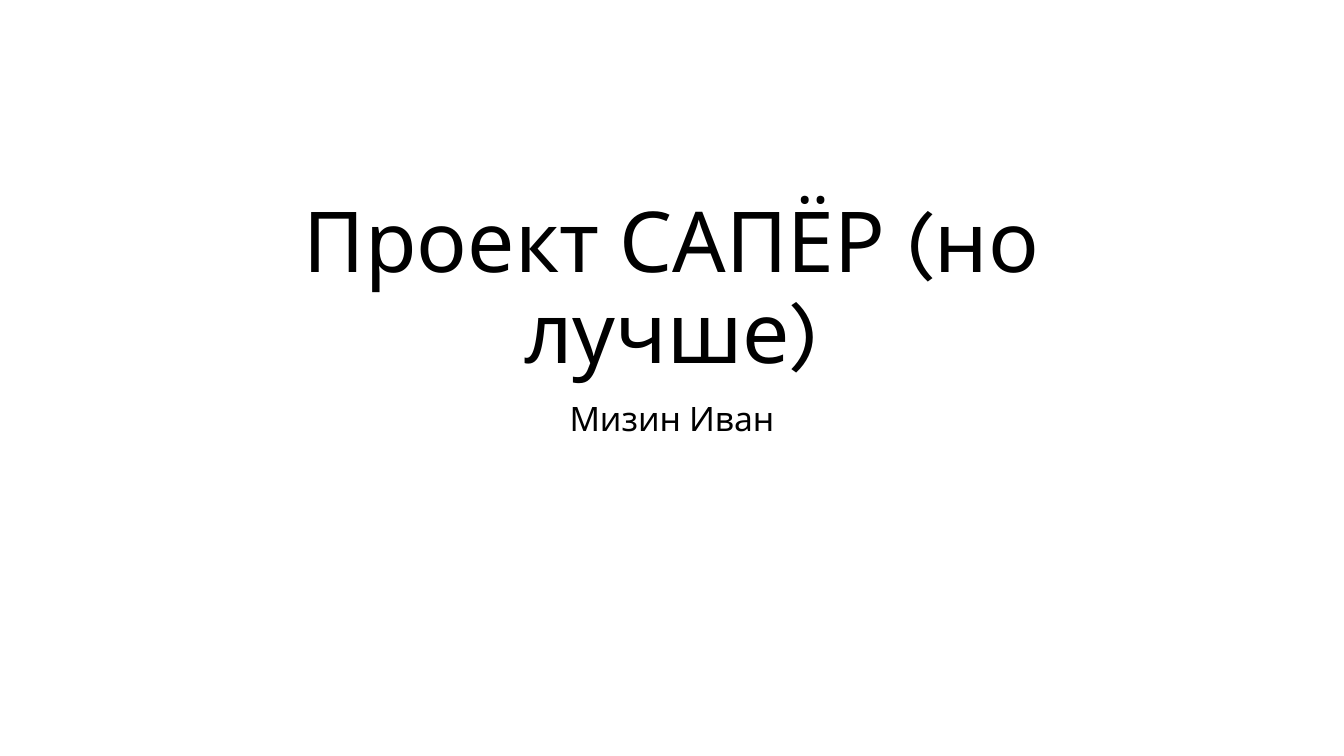
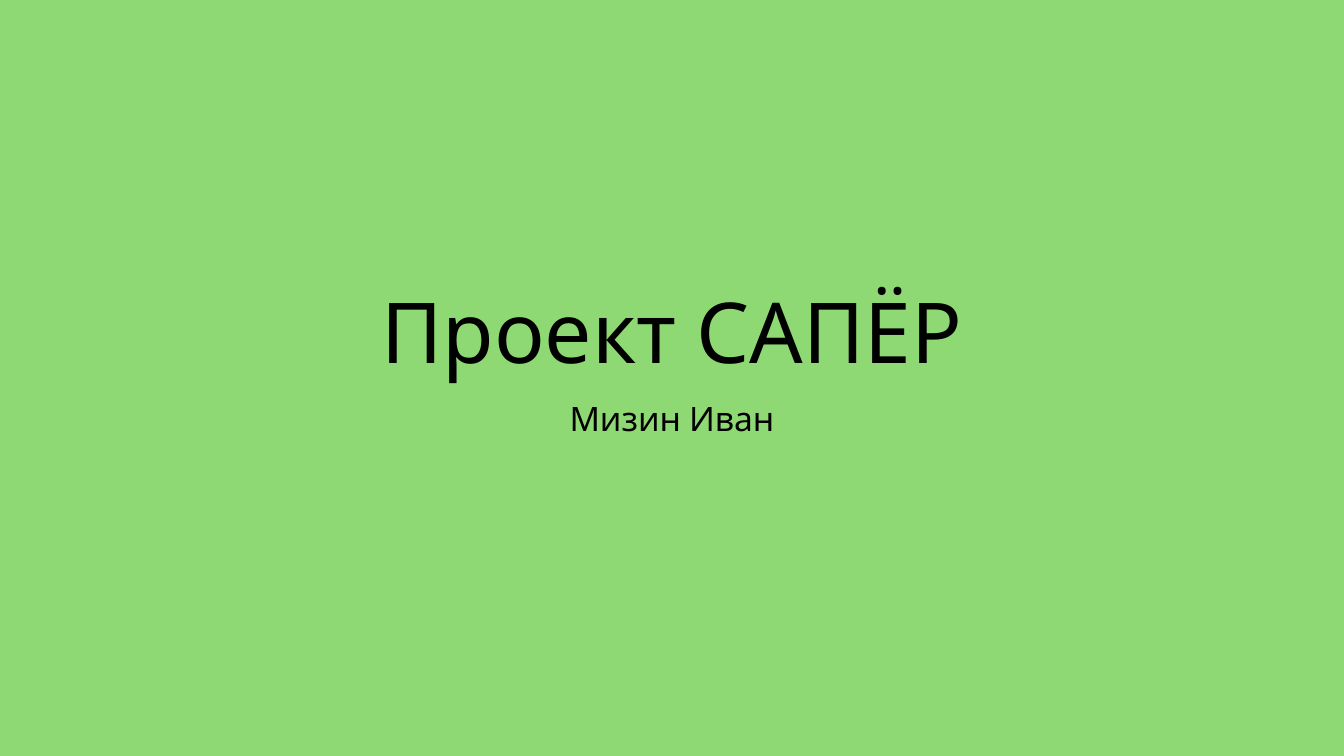
Before and after one commit to ender-gamerplay/project_1, a slide deck: slide 1 of project_1/Презентация для проекта.pptx. Drawn at 1344x756 pixels with LibreOffice and Linux fonts; fonts in the diff are those of the drawing. Boxes give left, top, right and bottom in pixels: in the first picture for what was removed or moved away, otherwise in the second. Text is boxed around its words. In the diff, an @@ line names an element or a change of style, - is before the commit and + after.

```diff
--- a/project_1/Презентация для проекта.pptx
+++ b/project_1/Презентация для проекта.pptx
@@ background #FFFFFF to #8ED973 @@
@@ title at box(381, 286, 963, 383): text changed @@
-Проект САПЁР (но лучше)
+Проект САПЁР
```
Also in this commit, not shown: 5 other slides changed, 1 slide added, 2 other files.
